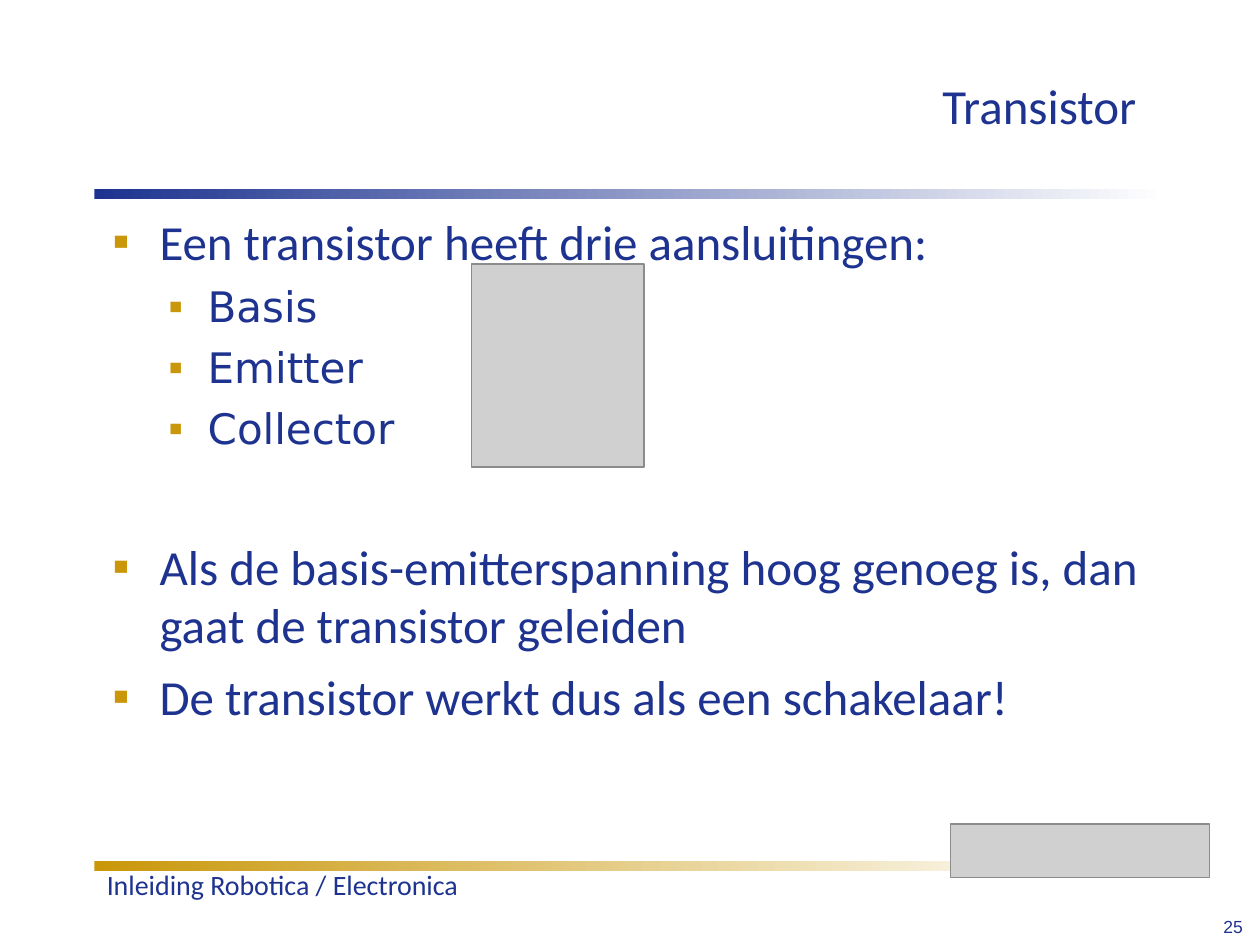
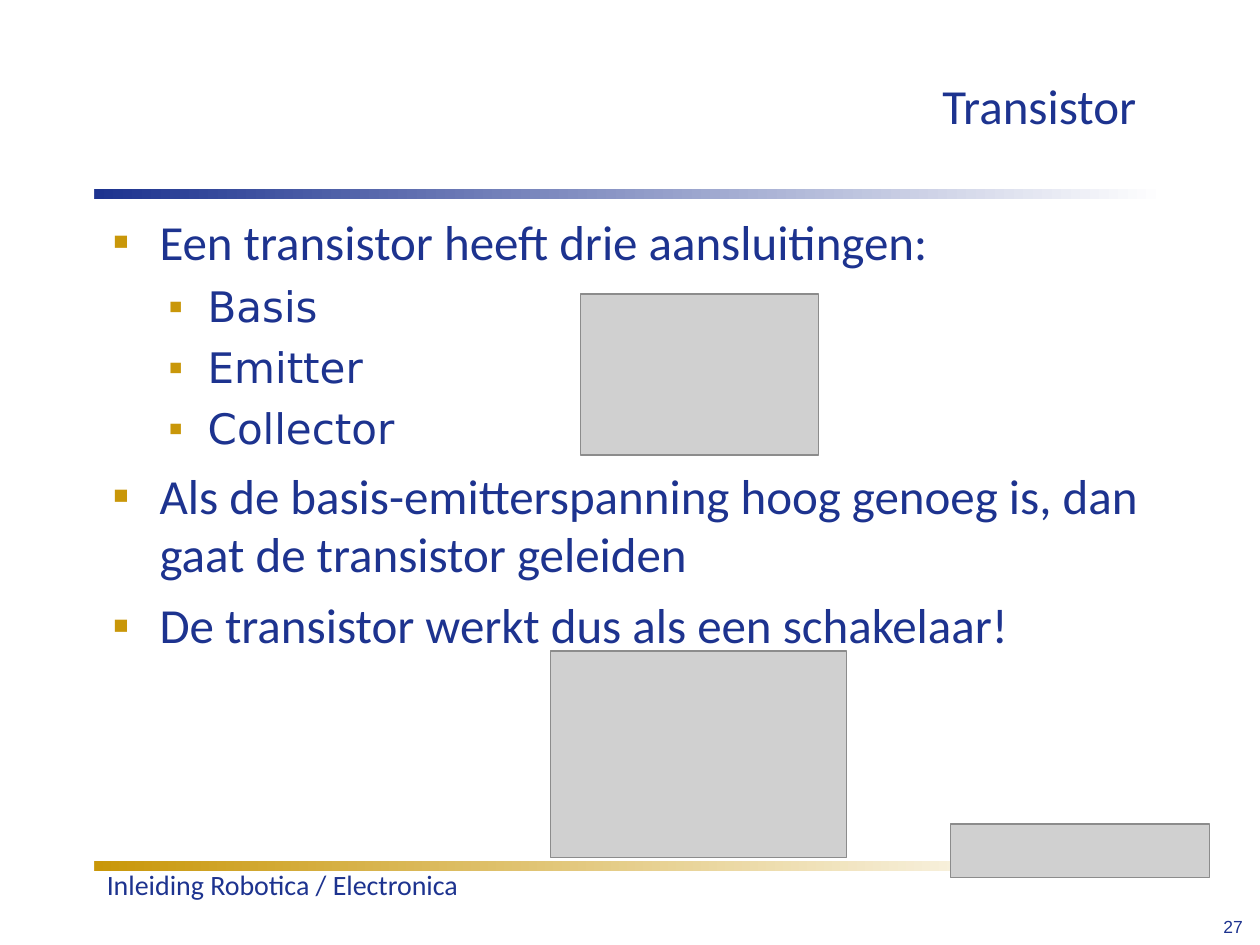
Before and after one commit to humiq/Greendevelopment, a slide deck: slide 27 of trunk/documents/Colleges/ISIROB College 1.ppt (slide 25 before the commit). Drawn at 1260x945 pixels with LibreOffice and Linux fonts; fonts in the diff are those of the drawing; grey boxes stand for pictures; background and template pictures are left out. Boxes give left, top, right and bottom in pixels: in the first picture for what was removed or moved away, otherwise in the second. Text is boxed around its words. In the diff, an @@ line names an element or a change of style, - is before the commit and + after.

```diff
--- a/trunk/documents/Colleges/ISIROB College 1.ppt
+++ b/trunk/documents/Colleges/ISIROB College 1.ppt
@@ text "Een transistor heeft drie aansluitingen:" rewrapped from (160, 226, 1138, 716) to (160, 226, 1138, 655) @@
@@ picture: place and size @@
-picture at (471, 265, 644, 467)
+picture at (581, 294, 819, 455)
@@ picture added at (551, 651, 847, 858) @@
@@ page number at (1223, 921, 1242, 933): text changed @@
-25
+27
```
Also in this commit, not shown: 24 other slides changed, 2 slides added.
